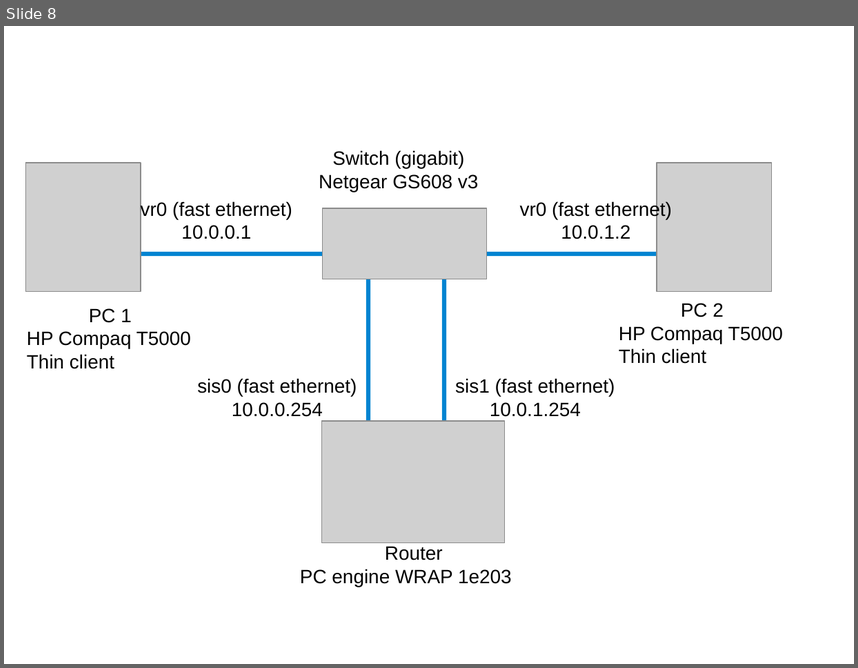
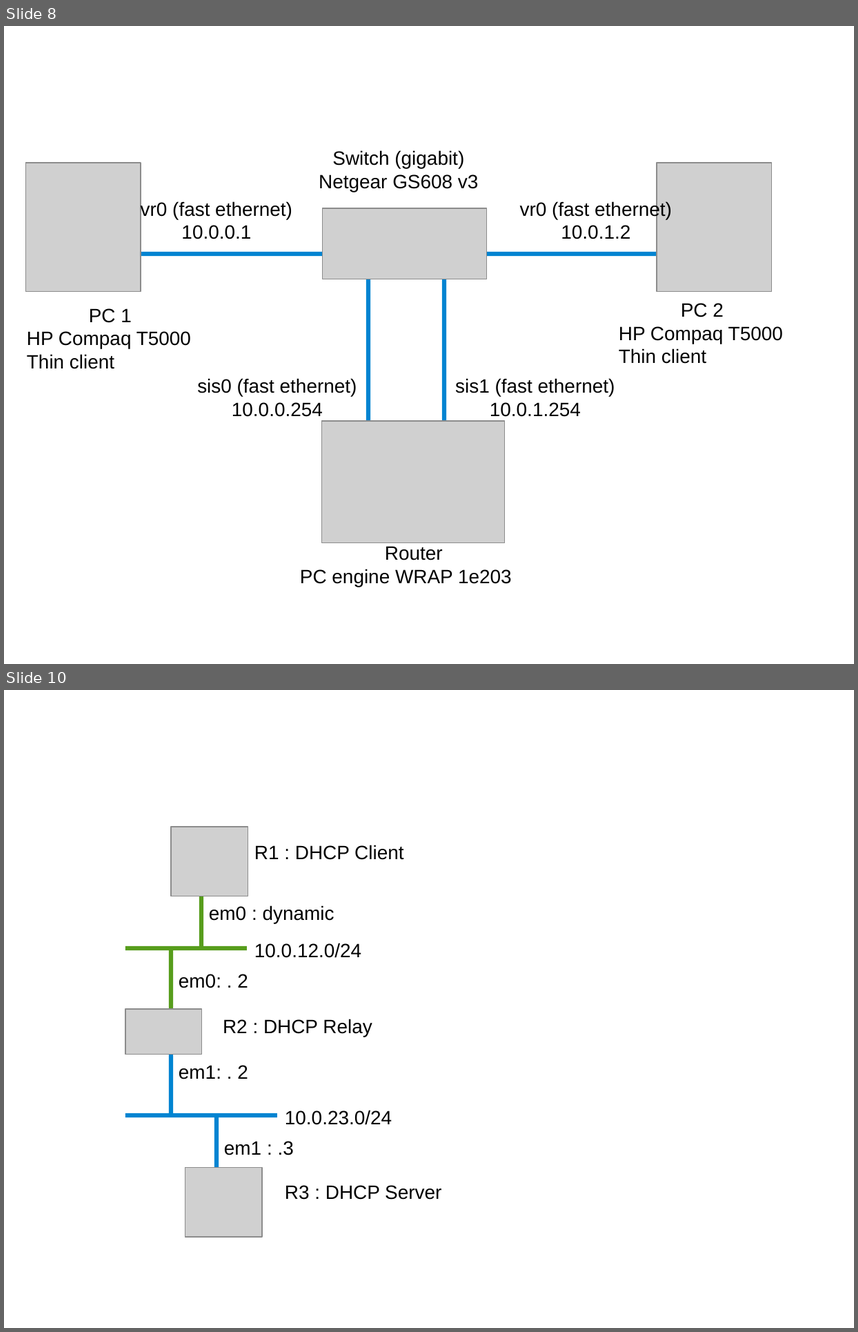
Before and after one commit to wwaites/bsdrp-old, a slide deck: docs/labs.examples.odp. Shown one above the other, each under a label of ours: slide 8 before the commit, slides 8 and 10 after it; the slides between them are not shown. The pictures are 858x668 and 858x1332 pixels, drawn with LibreOffice and Linux fonts; fonts in the diff are those of the drawing; grey boxes stand for pictures. Boxes give left, top, right and bottom in pixels: in the first picture for what was removed or moved away, otherwise in the second. Text is boxed around its words. In the diff, an @@ line names an element or a change of style, - is before the commit and + after.

```diff
--- a/docs/labs.examples.odp
+++ b/docs/labs.examples.odp
@@ slide 10 added at [4, 690, 854, 1328], background #FFFFFF @@
@@ picture added at [172, 827, 248, 896] @@
@@ text added at [254, 845, 404, 860], 18 pt, text #000000 @@
+R1 : DHCP Client
@@ line added from (201, 887) to (201, 949), #579D1C 4 pt @@
@@ text added at [209, 905, 335, 923], 18 pt, text #000000 @@
+em0 : dynamic
@@ line added from (247, 949) to (125, 949), #579D1C 4 pt @@
@@ line added from (172, 1009) to (172, 949), #579D1C 4 pt @@
@@ text added at [254, 943, 361, 958], 18 pt, text #000000 @@
+10.0.12.0/24
@@ text added at [179, 974, 248, 988], 18 pt, text #000000 @@
+em0: . 2
@@ picture added at [125, 1009, 201, 1054] @@
@@ text added at [223, 1018, 372, 1036], 18 pt, text #000000 @@
+R2 : DHCP Relay
@@ line added from (172, 1115) to (172, 1054), #0084D1 4 pt @@
@@ text added at [179, 1065, 248, 1079], 18 pt, text #000000 @@
+em1: . 2
@@ line added from (277, 1115) to (125, 1115), #0084D1 4 pt @@
@@ line added from (217, 1115) to (217, 1176), #0084D1 4 pt @@
@@ text added at [285, 1110, 392, 1125], 18 pt, text #000000 @@
+10.0.23.0/24
@@ text added at [224, 1141, 294, 1155], 18 pt, text #000000 @@
+em1 : .3
@@ picture added at [185, 1167, 261, 1237] @@
@@ text added at [285, 1185, 441, 1199], 18 pt, text #000000 @@
+R3 : DHCP Server
```
Also in this commit, not shown: 1 other slide added, 3 other files.
